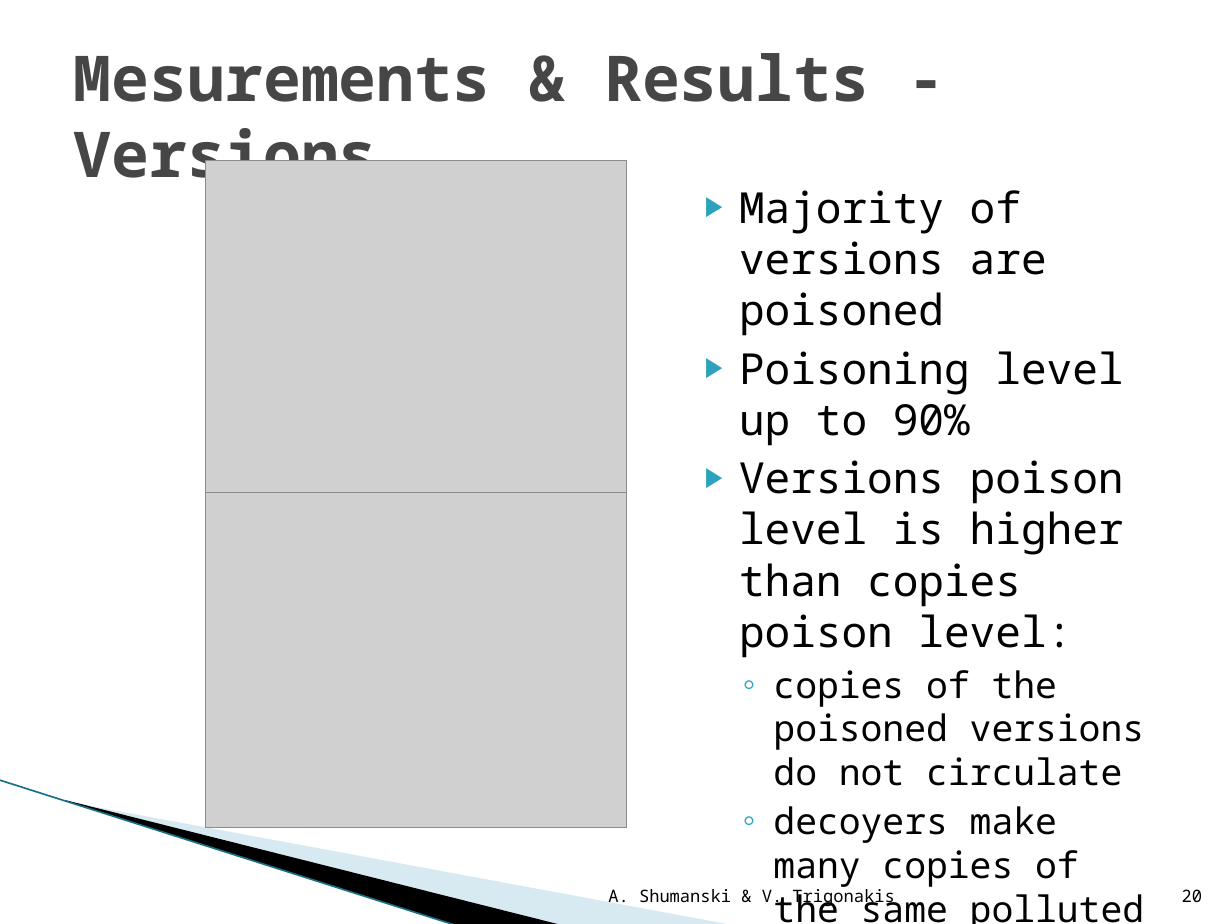
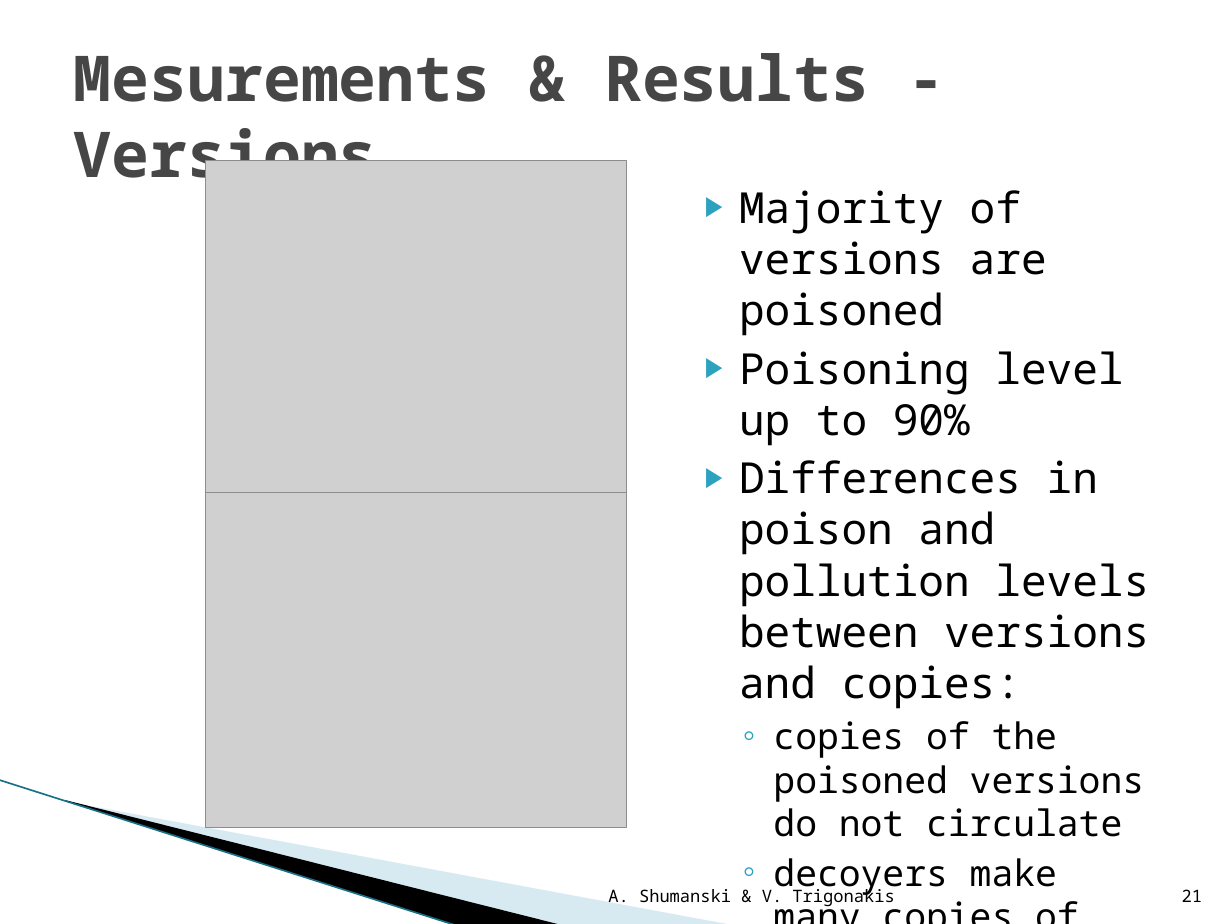
Before and after one commit to WinLAFS/kthsedsav, a slide deck: slide 21 of P2P/labs/documents/presentation/The Index Poisoning Attack in P2P File Sharing.pptx (slide 20 before the commit). Drawn at 1232x924 pixels with LibreOffice and Linux fonts; fonts in the diff are those of the drawing; grey boxes stand for pictures; background and template pictures are left out. Boxes give left, top, right and bottom in pixels: in the first picture for what was removed or moved away, otherwise in the second. Text is boxed around its words. In the diff, an @@ line names an element or a change of style, - is before the commit and + after.

```diff
--- a/P2P/labs/documents/presentation/The Index Poisoning Attack in P2P File Sharing.pptx
+++ b/P2P/labs/documents/presentation/The Index Poisoning Attack in P2P File Sharing.pptx
@@ text at (x1=739, y1=460, x2=1149, y2=709): text changed @@
-▶ Versions poison level is higher than copies poison level:
+▶ Differences in poison and pollution levels between versions and copies:
@@ page number at (x1=1182, y1=889, x2=1202, y2=902): text changed @@
-20
+21
```
Also in this commit, not shown: 17 other slides changed, 1 slide added, 2 other files.
